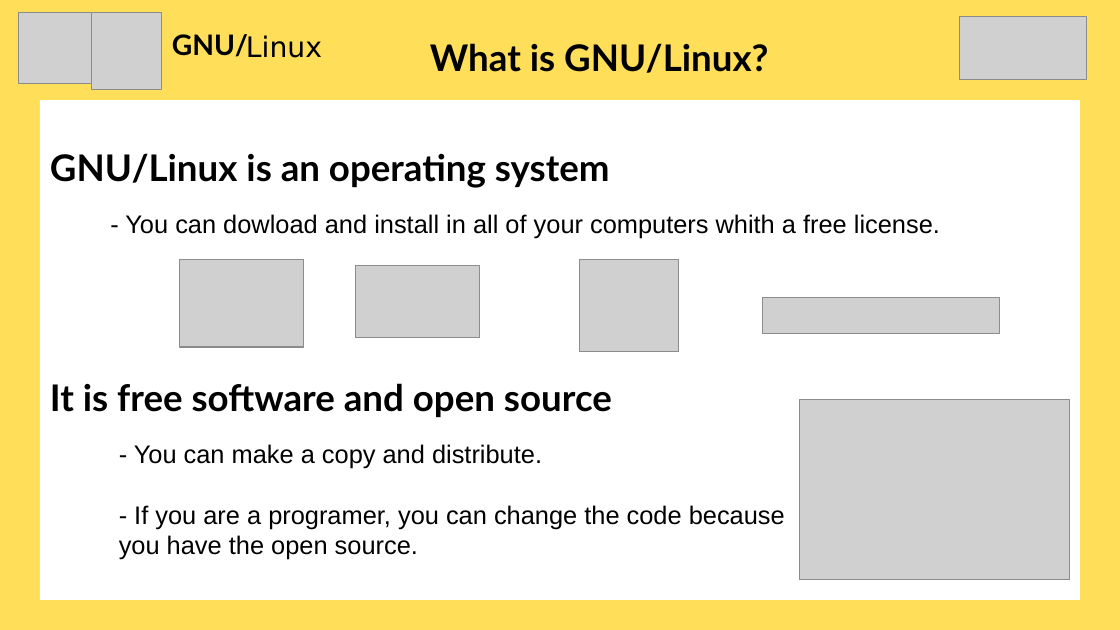
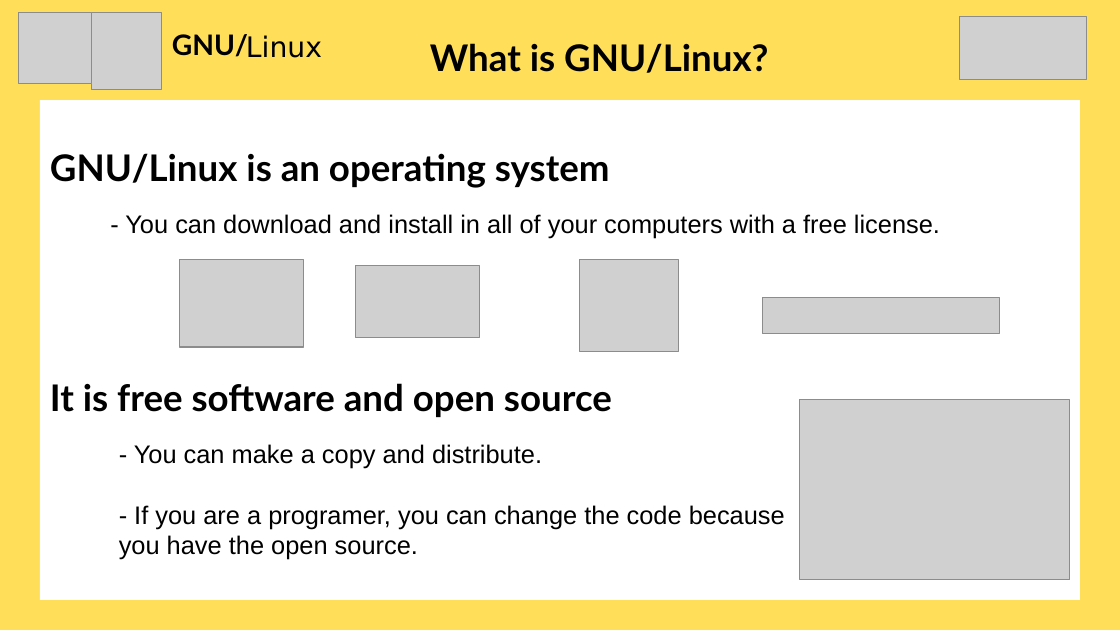
Before and after one commit to marioastur/pildora_linux, a slide deck: slide 2 of presentacion_linux.odp. Drawn at 1120x630 pixels with LibreOffice and Linux fonts; fonts in the diff are those of the drawing; grey boxes stand for pictures. Boxes give left, top, right and bottom in pixels: in the first picture for what was removed or moved away, otherwise in the second. Text is boxed around its words. In the diff, an @@ line names an element or a change of style, - is before the commit and + after.

```diff
--- a/presentacion_linux.odp
+++ b/presentacion_linux.odp
@@ text at (x1=125, y1=214, x2=940, y2=238): text changed @@
-- You can dowload and install in all of your computers whith a free license.
+- You can download and install in all of your computers with a free license.
```
Also in this commit, not shown: 2 other slides changed, 1 other file.
